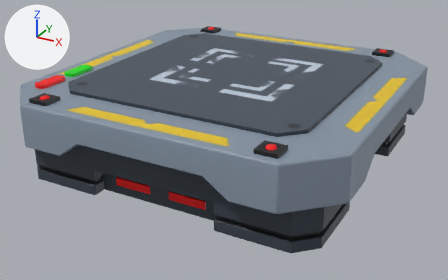
What one commit did to the FBX model Assets/Models/Plataforms/move_no_rotate.fbx.
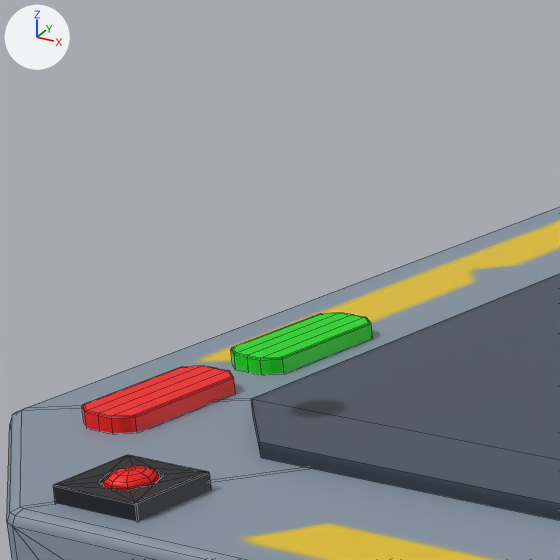
Each version appears first whole from a 50 mm lens placed at (0.0678, -0.1277, 0.0561), pointed at (-0.0005, -0.0036, -0.006), and next in a close-up on the part from 4% to 29% of the width and 1% to 41% of the height. Arrows for +X, +Y and +Z are at upper left; the lights stay in place. The close-ups show mesh edges as thin lines. Where no turn or scale is listed for an object, it has been applied to the vertices.

The scene before the commit, as lines of its bpy script (objects in view):
```python
me_mesh = bpy.data.meshes.new('Mesh')
me_mesh.from_pydata(...)  # 1578 vertices, 1575 faces; spans x -0.04..0.04, y -0.04..0.04, z -0.01..0.0112
me_mesh.materials.append(mat_materialpika)  # picture img_texteste1_png
ob_move_no_rotate = bpy.data.objects.new('move_no_rotate', me_mesh)
ob_move_no_rotate.location = (0.0, 0.0, 0.0)
```
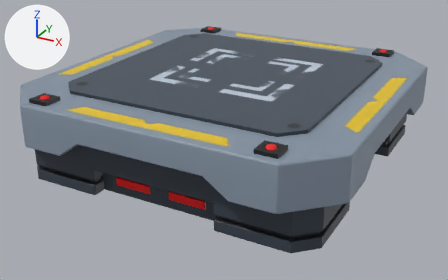
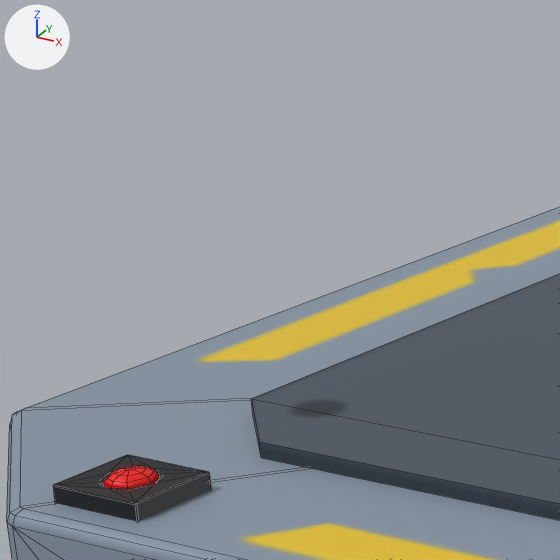
Boxes [x1, y1, x2, y2] around the edits, measured in the close-ups (560 x 560 px):
part 1 of me_mesh, deleted (green): before [231, 313, 373, 374]
part 2 of me_mesh, deleted (red): before [82, 366, 236, 433]

Edits to the bpy script that builds the scene:
```text
Change me_mesh:
    where me_mesh.from_pydata(...)  # 1578 vertices, 1575 faces; spans x -0.04..0.04, y -0.04..0.04, z -0.01..0.0112
    used by ob_move_no_rotate; location = (0.0, 0.0, 0.0)
    me_mesh part 1: the loose piece of 40 vertices spanning x -0.0357..-0.0324, y -0.0203..-0.0125, z 0.0099..0.0108 is deleted
    me_mesh part 2: the loose piece of 40 vertices spanning x -0.0357..-0.0324, y -0.0302..-0.0224, z 0.0099..0.0108 is deleted
```
